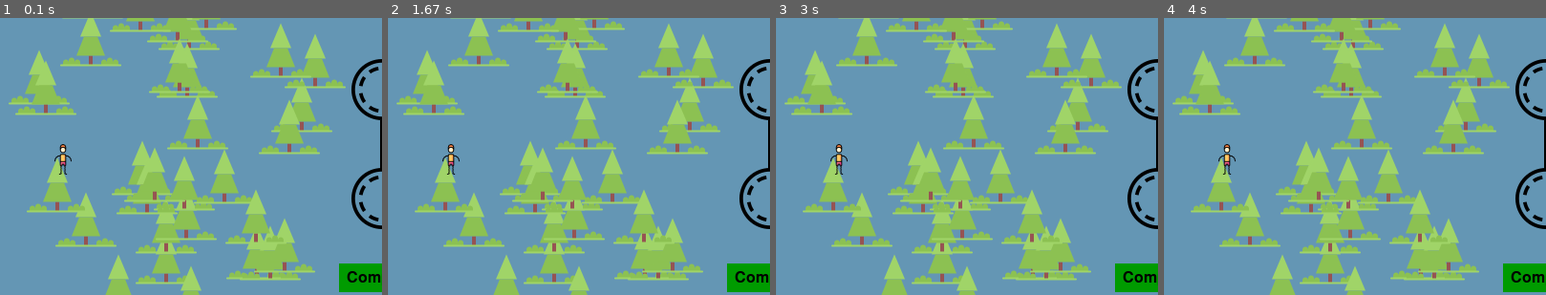
Above: before the commit, frames 1-4 (left to right).
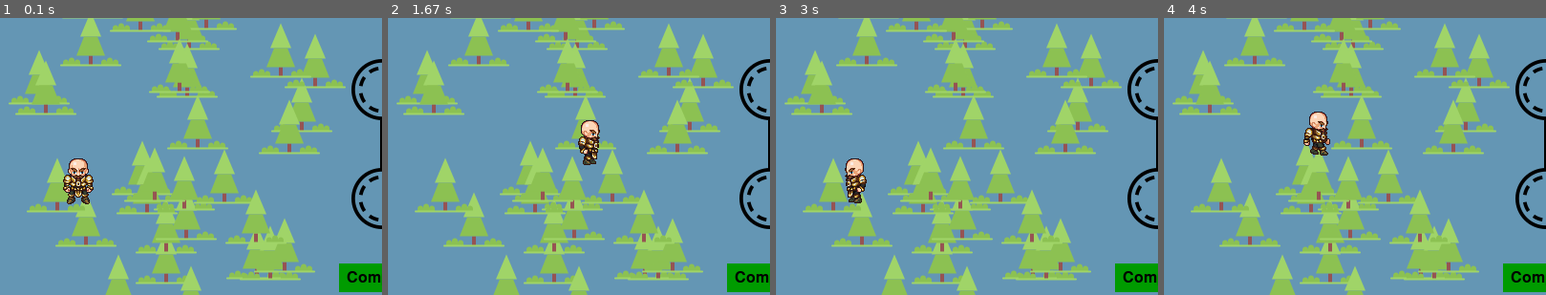
Above: after the commit, the same moments.

Repository: mstephens15/Python_Games
Game: pygame game, started from Workout Game/Model 0.1.py
Same seed, same stepped clock (60 frames per second), same inputs: the game is played once before the commit and once after it.
Inputs:
- Up to frame 1 (0.1 s): no input
- Up to frame 2 (1.67 s): hold Right 0.33-0.8 s; hold Up 0.83-1.13 s; hold Right 1.17-1.63 s
- Up to frame 3 (3 s): hold Left 1.67-2.2 s; hold Down 2.23-2.53 s; hold Left 2.57-2.97 s
- Up to frame 4 (4 s): hold Up 3-3.37 s; hold Right from 3.4 s (still down)
The pictures show only the part of the screen within x 0-50%, y 47-97%; the shares and areas given below are measured in that part.

The runs differ from the first frame. In frame 1, 1.1% of the frame differs, in the area x 14-25%, y 45-68%; in frame 2, 0.9%; in frame 3, 0.9%; in frame 4, 1.0%.

Commit message:
Model 0.1.3: Sprite has animation and moves perfectly

Diff:
--- a/Workout Game/Model 0.1.py
+++ b/Workout Game/Model 0.1.py
@@ -1,5 +1,6 @@
 import pygame
 import random
+import time
 from pygame import mixer  # For background music and sounds
 
 # Done every time
@@ -8,39 +9,41 @@
 # Screen
 screen = pygame.display.set_mode((800,600))
 
-# Colors
+# Constants
 bright_green = (0, 255, 0)
 green = (0, 155, 0)
 black = (0, 0, 0)
 
-# Constants
 smallText = pygame.font.Font("freesansbold.ttf",16)
 
 left = pygame.K_LEFT
 right = pygame.K_RIGHT
 up = pygame.K_UP
 down = pygame.K_DOWN
-
-# Background
+clock = pygame.time.Clock()
 
 # Background Music
 
-# Title and Icon
-pygame.display.set_caption("Dudley Model 0.1")
-icon = pygame.image.load("cotton-pad.png")
-pygame.display.set_icon(icon)
-
 # Sprite
-guy = pygame.image.load("weak.png")
+guy = pygame.image.load('GameAnimations/standing.png')
 guyX = 50
 guyY = 425
-guyX_change = 0
-guyY_change = 0
 
     # Sprite Movement
-width = 60
-height = 60
+width = 64
+height = 64
 vel = 5
+left = False
+right = False
+walkCount = 0
+
+    # Animations
+walkRight = [pygame.image.load('GameAnimations/R1.png'), pygame.image.load('GameAnimations/R2.png'), pygame.image.load('GameAnimations/R3.png'),
+             pygame.image.load('GameAnimations/R4.png'), pygame.image.load('GameAnimations/R5.png'), pygame.image.load('GameAnimations/R6.png'),
+             pygame.image.load('GameAnimations/R7.png'), pygame.image.load('GameAnimations/R8.png'), pygame.image.load('GameAnimations/R9.png')]
+walkLeft = [pygame.image.load('GameAnimations/L1.png'), pygame.image.load('GameAnimations/L2.png'), pygame.image.load('GameAnimations/L3.png'),
+            pygame.image.load('GameAnimations/L4.png'), pygame.image.load('GameAnimations/L5.png'), pygame.image.load('GameAnimations/L6.png'),
+            pygame.image.load('GameAnimations/L7.png'), pygame.image.load('GameAnimations/L8.png'), pygame.image.load('GameAnimations/L9.png')]
 
 # Level 1
 level1Img = pygame.image.load("cotton-pad.png")
@@ -71,6 +74,26 @@
     tree_rightY.append(random.randint(0,550))
 
 ## Functions
+def redrawScreen():
+    global walkCount
+
+    if (walkCount + 1) >= 27:
+        walkCount = 0
+
+    if left:
+        screen.blit(walkLeft[walkCount//3], (guyX,guyY))
+        walkCount += 1
+        pygame.display.update()
+
+    elif right:
+        screen.blit(walkRight[walkCount//3], (guyX,guyY))
+        walkCount += 1
+        pygame.display.update()
+
+    else:
+        screen.blit(guy, (guyX,guyY))
+        pygame.display.update()
+
 def draw_level(x, y):
     screen.blit(level1Img, (x, y))
 
@@ -111,10 +134,13 @@
 # Window Loop
 running = True
 while running:
-    screen.fill((100,150,180))
+    pygame.time.delay(20)
+    clock.tick(27)
     for event in pygame.event.get():
         if event.type == pygame.QUIT:
             running = False
+
+    screen.fill((100,150,180))
 
     draw_level(level1X, level1Y)
     draw_level2(level2X, level2Y)
@@ -136,33 +162,39 @@
 
 
     # Movement
-    for event in pygame.event.get():
-        if event.type == pygame.KEYDOWN:
-            if event.key == left and guyX > vel:
-                guyX_change = -5
-            if event.key == right and guyX < 500-width-vel:
-                guyX_change = 5
-            if event.key == up and guyY > vel:
-                guyY_change = -5
-            if event.key == down and guyY < 500 - height - vel:
-                guyY_change = 5
-        if event.type == pygame.KEYUP:
-            if event.key == left or event.key == right or event.key == up or event.key == down:
-                playerX_change = 0
-
-    guyX += guyX_change
-    guyY += guyY_change
-
-    if guyX <= 0:
-        guyX = 0
-    elif guyX >= 736:
-        guyX = 736
-
-    if guyY <= 0:
-        guyY = 0
-    elif guyY >= 550:
-        guyY = 550
-
-    draw_sprite(guyX, guyY)
-
-    pygame.display.update()
+    keys = pygame.key.get_pressed()
+
+
+    if keys[pygame.K_LEFT] and guyX > vel:
+        guyX -= vel
+        left = True
+        right = False
+        up = False
+        down = False
+    elif keys[pygame.K_RIGHT] and guyX < 800-width-vel:
+        guyX += vel
+        left = False
+        right = True
+        up = False
+        down = False
+    elif keys[pygame.K_UP] and guyY > vel:
+        guyY -= vel
+        left = False
+        right = False
+        up = True
+        down = False
+    elif keys[pygame.K_DOWN] and guyY < 600 - height - vel:
+        guyY +=vel
+        left = False
+        right = False
+        up = False
+        down = True
+    else:
+        left = False
+        right = False
+        up = False
+        down = False
+        walkcount = 0
+
+    redrawScreen()
+pygame.quit()
Binary file added: Workout Game/GameAnimations/L1.png
Binary file added: Workout Game/GameAnimations/L10E.png
Binary file added: Workout Game/GameAnimations/L11E.png
Binary file added: Workout Game/GameAnimations/L1E.png
Binary file added: Workout Game/GameAnimations/L2.png
Binary file added: Workout Game/GameAnimations/L2E.png
Binary file added: Workout Game/GameAnimations/L3.png
Binary file added: Workout Game/GameAnimations/L3E.png
Binary file added: Workout Game/GameAnimations/L4.png
Binary file added: Workout Game/GameAnimations/L4E.png
Binary file added: Workout Game/GameAnimations/L5.png
Binary file added: Workout Game/GameAnimations/L5E.png
(and 32 more such lines)
